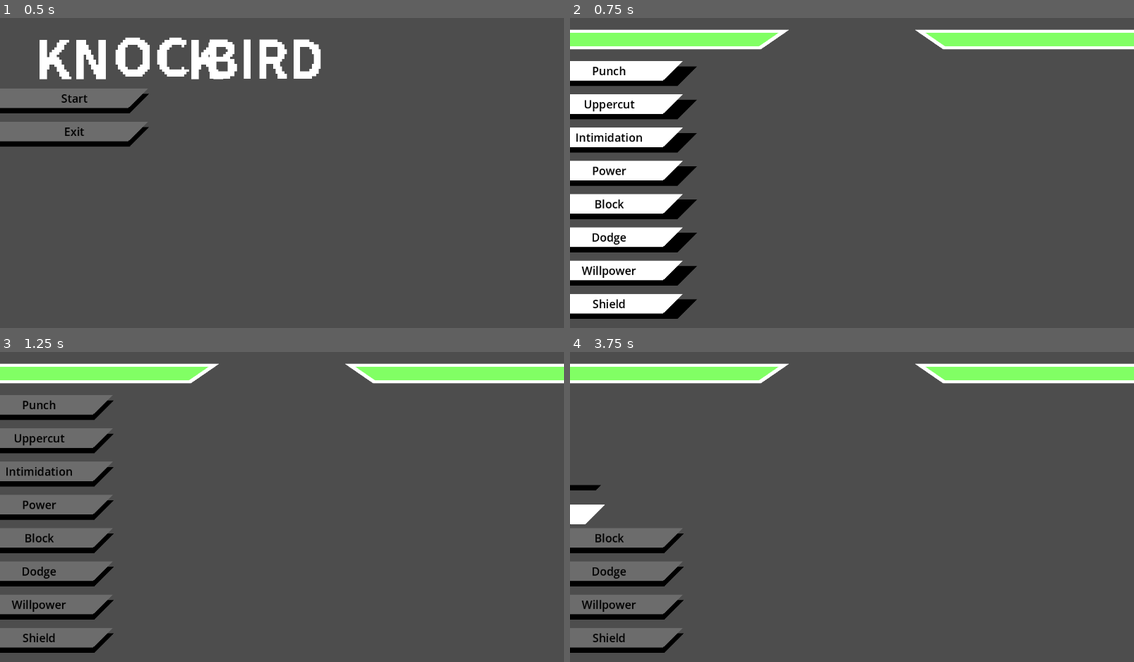
Above: before the commit, frames 1-4 (two rows, left to right).
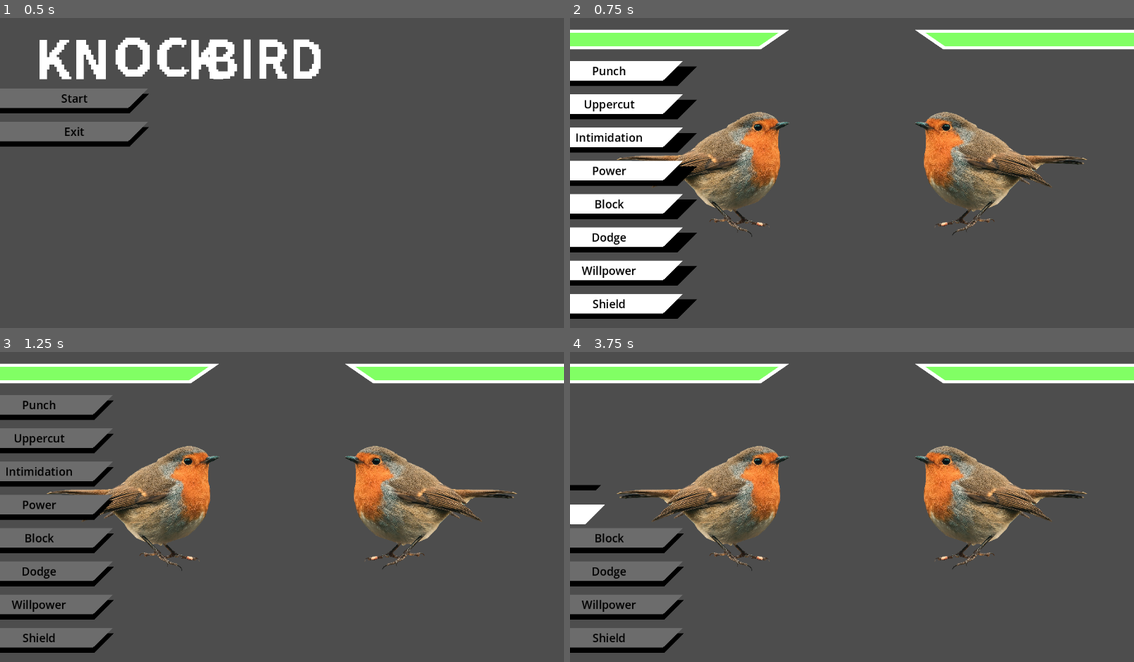
Above: after the commit, the same moments.

Repository: dolloreanadog/Proto-Knockbirdout
Game: Godot game, scene res://resources/levels/MainMenu.tscn
Two runs of this game, one before a commit and one after it. Both use one fixed random seed, a clock stepped at 60 frames per second and the inputs below.
Inputs:
- Up to frame 1 (0.5 s): no input
- Up to frame 2 (0.75 s): click "Start" at 0.5 s
- Up to frame 3 (1.25 s): no input
- Up to frame 4 (3.75 s): click "Punch" at 1.25 s; click "Uppercut" at 2 s; click "Intimidation" at 2.75 s; click "Power" at 3.5 s

Frame 1 is identical in both runs. In frame 2, 8.0% of the frame differs, in the area x 8-92%, y 30-71%; in frame 3, 8.1%; in frame 4, 8.3%.

Commit message:
Add assets

Diff:
--- a/src/knock-bird-out/resources/levels/MainGame.tscn
+++ b/src/knock-bird-out/resources/levels/MainGame.tscn
@@ -1,6 +1,7 @@
-[gd_scene load_steps=7 format=3 uid="uid://b7dwtjwuhtfr3"]
+[gd_scene load_steps=8 format=3 uid="uid://b7dwtjwuhtfr3"]
 
 [ext_resource type="Texture2D" uid="uid://cyiecn6a1ypi0" path="res://assets/health_bar/ProgressOver.png" id="1_o8jsa"]
+[ext_resource type="Texture2D" uid="uid://53kgmd3l6wod" path="res://assets/bird/body/aarn-giri.png" id="1_swlts"]
 [ext_resource type="Texture2D" uid="uid://ckkhvma65flv1" path="res://assets/health_bar/ProgressBar.png" id="2_3ctiy"]
 [ext_resource type="Script" path="res://resources/instances/health_bar/PlayerHealthBar.gd" id="3_1mpj2"]
 [ext_resource type="Texture2D" uid="uid://c7o1b3ebgyj5t" path="res://assets/health_bar/FlippedProgressOver.png" id="4_rk8co"]
@@ -8,6 +9,23 @@
 [ext_resource type="PackedScene" uid="uid://c5x2d73he3b46" path="res://resources/instances/button/ui_button_container/UIButtonContainer.tscn" id="6_vh2ph"]
 
 [node name="MainGame" type="Node2D"]
+
+[node name="Characters" type="Node2D" parent="."]
+
+[node name="Player" type="Node2D" parent="Characters"]
+
+[node name="Aarn-giri" type="Sprite2D" parent="Characters/Player"]
+position = Vector2(272, 320)
+scale = Vector2(0.36833, 0.372635)
+texture = ExtResource("1_swlts")
+flip_h = true
+
+[node name="Node2D" type="Node2D" parent="Characters"]
+
+[node name="Aarn-giri" type="Sprite2D" parent="Characters/Node2D"]
+position = Vector2(880, 320)
+scale = Vector2(0.367049, 0.372635)
+texture = ExtResource("1_swlts")
 
 [node name="UI" type="Control" parent="."]
 layout_mode = 3
@@ -78,6 +96,11 @@
 layout_mode = 2
 buttonText = "Shield"
 
-[node name="Characters" type="Node2D" parent="UI"]
+[node name="ColorRect" type="ColorRect" parent="UI"]
+visible = false
+offset_left = 288.0
+offset_top = 192.0
+offset_right = 544.0
+offset_bottom = 448.0
 
-[node name="Player" type="Node2D" parent="UI/Characters"]
+[node name="AnimationPlayer" type="AnimationPlayer" parent="."]
